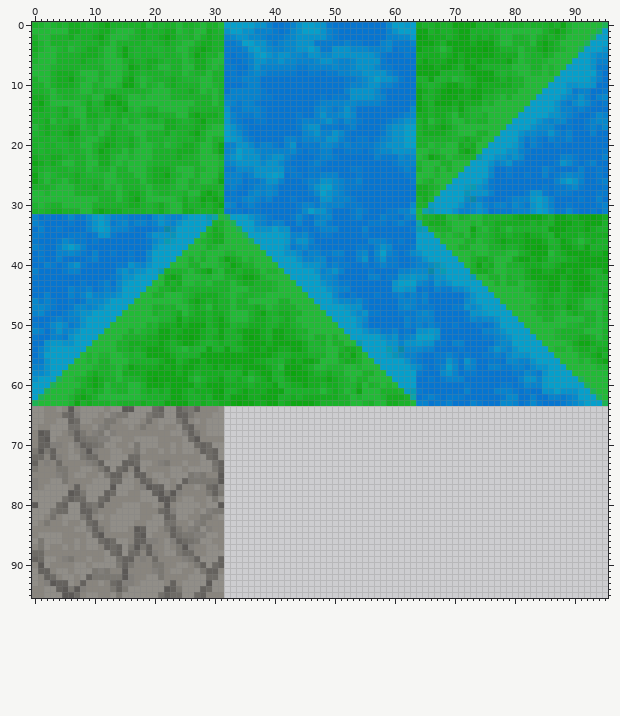
Sprite sheet -- resources/textures/terrain.png. Above is the file before it was changed.
The file is 96x96 pixels. Colours within 5 levels of each other are drawn and written as one.
The result:
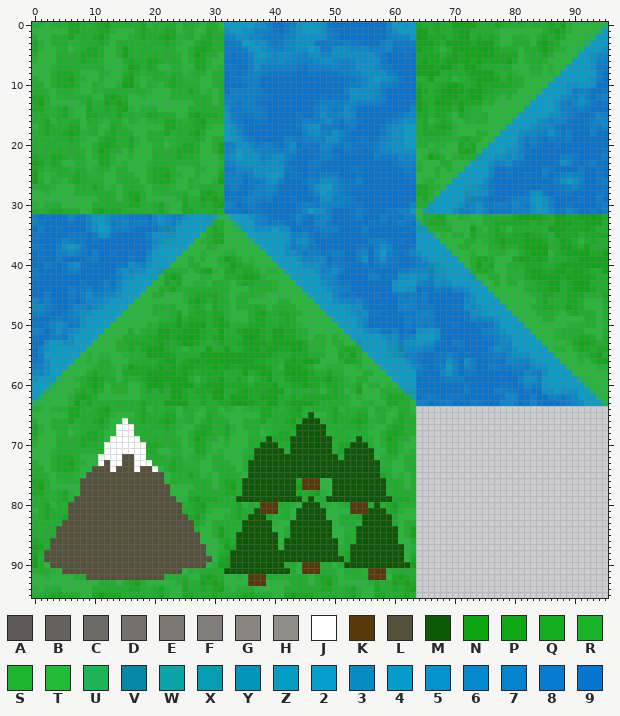
Palette (. is transparent): A #5c5956  B #65625e  C #6e6b66  D #74716c  E #7b7872  F #827f7a  G #89857e  H #918e88  J #ffffff  K #57390a  L #55513b  M #0d5805  N #0ca40f  P #0fa715  Q #15ad20  R #1ab229  S #1db52f  T #22ba37  U #1cb454  V #0788a7  W #0ba4a7  X #069cb4  Y #0694ba  Z #069cc3  2 #069fcb  3 #068bc3  4 #0699cb  5 #0693cc  6 #0689cd  7 #0683ce  8 #067bcf  9 #0675d0
The author wrote: Added forest and mountain tiles
Edits made:
y 64: x 0..63 HHGGHGAGHHHHGHHAAHHHCBHHBDEBGGGH................................ -> RSTSRSQQRSRQPRRRRRQTRSRRTRRSTRRTRSTSRSQQRSRQPRRRRRQTRSRRTRRSTRRT
y 65: x 0..63 HHGGGCBFHHHGHFEEHHHECCHHBBEGGGHH................................ -> TTTTTTQQRRRQQSTTTRQRRRQQTSRTTQRSTTTTTTQQRRRQQSMTTRQRRRQQTSRTTQRS
y 66: x 0..63 HHGGHHBCHHGGEEGHHHGDGHHHEBGHGHHH................................ -> RTTRRRQSRRQPRTTJSRQRRQPQSSRTRQRRRTTRRRQSRRQPRMMMSRQRRQPQSSRTRQRR
y 67: x 0..63 HGGHHHDDGGHFEGGGHGEGGHGGHCBGGHHH................................ -> QSTRRRSSRRRQRTJJJRRSRRQRSTTRQQRRQSTRRRSSRRRQMMMMMRRSRRQRSTTRQQRR
y 68: x 0..63 GABHHGEBEGFEHFGGGGGGGGGHHFBEGHHH................................ -> QSTTSRTSRQQRTTJJJSRRSSRRTTRQPQRRQSTTSRTSRQQRMMMMMSRRSSRRTTRQPQRR
y 69: x 0..63 GBAHGGGBDEEFFHHGGHHHHGGGGHCAGGGG................................ -> RTTTRRRRQQQRTJJJJJRRRSRRSTRPQRRTRTTTRRRMQQQMMMMMMMRRRSMRSTRPQRRT
y 70: x 0..63 GBBFFGHFBCDEHHGGHEHHHGGHGHHCBCHH................................ -> STTTRRRRQRRSJJJJJJJQQRSRRTSQQSTTSTTTRRMMMRRMMMMMMMRQQMMMRTSQQSTT
y 71: x 0..63 EAEBGGHGEAFGGHHGGEHGGHGHGHHGBCBH................................ -> TTTSRRRRRRRRJJJJJJJQRTTRRTTQQSTSTTTSRMMMMMRMMMMMMMRQMMMMMTTQQSTS
y 72: x 0..63 CCGBFGHHECCGGHHHCCGGGGGGGGGGHCBH................................ -> TTTRQQQRTTTJJJJLLJJRRRSRRTSRRTRRTTTRQMMMMMMMMMMMMMMRMMMMMTSRRTRR
y 73: x 0..63 BGFGCGGGGFEBHHHBBCHHGFEGGHGGHHDB................................ -> RTTRQQPRSTTJLJJLLJJJRRRQRSSSTTRRRTTRMMMMMMMMMMMMMMMMMMMMMMSSTTRR
y 74: x 0..63 EGGGEEGGHHGEBHCBGAHGGGGHHGHHHHEB................................ -> RRTRQQQRTTLLLJLLLJLLJTRQRRRRTTSRRRTRMMMMMMMMMMMMMMMMMMMMMMRRTTSR
y 75: x 0..63 GGGGFEGHHGGHEBBGHBBGHHGHHHEFEGGA................................ -> RRSTRRRSTLLLLLLLLLLLLLTRRRQRTSTRRRSTMMMMMMMMMMMMMMMMMMMMMMQRTSTR
y 76: x 0..63 FGGHHEGGGGHHHCCHHGBCGHHGHBEEEEEA................................ -> QQRTSRRSLLLLLLLLLLLLLLTRRRRRRRTRQQRMMMMMMMMMQKKKTTMMMMMMMMMRRRTR
y 77: x 0..63 FGHHHHGBGHHHHAHHHGFABBHGBGGHGCBF................................ -> QPRTTTTTLLLLLLLLLLLLLLLTTTTRRRTRQPRMMMMMMMMMPKKKTTMMMMMMMMMRRRTR
y 78: x 0..63 HHHHHHABEHHHBCHHGGHHBAEAFGGGGEBE................................ -> QQRSRQSTLLLLLLLLLLLLLLLTTTRRRRRRQQRMMMMMMMMMQRQPSTMMMMMMMMMRRRRR
y 79: x 0..63 HHHHHDBCCHHCBGGGGGHHHAACGHHGGHEH................................ -> RRRSRQSLLLLLLLLLLLLLLLLLTTQPQQQRRRMMMMMMMMMMMRMRRMMMMMMMMMMMQQQR
y 80: x 0..63 AHHHCBHHBDEBGGGHHHGGHGAGHHHHGHHA................................ -> RRQTRSLLLLLLLLLLLLLLLLLLLSRQPRRRRRQTRSKKKRRSTMMMRSTSRKKKRMRQPRRR
y 81: x 0..63 HHHECCHHBBEGGGHHHHGGGCBFHHHGHFEE................................ -> TRQRRRLLLLLLLLLLLLLLLLLLLRRQQSTTTRQRRMKKKSRTMMMMMTTTTKKKMMMQQSTT
y 82: x 0..63 HHGDGHHHEBGHGHHHHHGGHHBCHHGGEEGH................................ -> SRQRRQLLLLLLLLLLLLLLLLLLLLQPRTTTSRQRMMMQSSRTMMMMMTTRRRQMMMMMRTTT
y 83: x 0..63 HGEGGHGGHCBGGHHHHGGHHHDDGGHFEGGG................................ -> RRRSRLLLLLLLLLLLLLLLLLLLLLLQRTRRRRRMMMMMSTTMMMMMMMTRRRSMMMMMRTRR
y 84: x 0..63 GGGGGGGHHFBEGHHHGABHHGEBEGFEHFGG................................ -> RSRRLLLLLLLLLLLLLLLLLLLLLLLRTTRPRSRMMMMMTTRMMMMMMMTTSRMMMMMMMTRP
y 85: x 0..63 GHHHHGGGGHCAGGGGGBAHGGGBDEEFFHHG................................ -> RSRRLLLLLLLLLLLLLLLLLLLLLLLLTTRPRSMMMMMMMTRMMMMMMMTTRRMMMMMMMTRP
y 86: x 0..63 HEHHHGGHGHHCBCHHGBBFFGHFBCDEHHGG................................ -> QRRLLLLLLLLLLLLLLLLLLLLLLLLLTTTRQRMMMMMMMTMMMMMMMMMTRRMMMMMMMTTR
y 87: x 0..63 GEHGGHGHGHHGBCBHEAEBGGHGEAFGGHHG................................ -> PQRLLLLLLLLLLLLLLLLLLLLLLLLLLTTSPQMMMMMMMTMMMMMMMMMSRMMMMMMMMMTS
y 88: x 0..63 CCGGGGGGGGGGHCBHCCGBFGHHECCGGHHH................................ -> QRLLLLLLLLLLLLLLLLLLLLLLLLLLLTTRQMMMMMMMMMMMMMMMMMMRQMMMMMMMMMTR
y 89: x 0..63 BCHHGFEGGHGGHHDBBGFGCGGGGFEBHHHB................................ -> PSLLLLLLLLLLLLLLLLLLLLLLLLLLLLTQPMMMMMMMMMMMMMMMMMMMQMMMMMMMMMTQ
y 90: x 0..63 GAHGGGGHHGHHHHEBEGGGEEGGHHGEBHCB................................ -> PRTLLLLLLLLLLLLLLLLLLLLLLLLLLTSPPMMMMMMMMMRRTKKKRRTRMMMMMMMMMMMP
y 91: x 0..63 HBBGHHGHHHEFEGGAGGGGFEGHHGGHEBBG................................ -> RRRSTLLLLLLLLLLLLLLLLLLLLTRSRRRRMMMMMMMMMMMRTKKKRRSTRRRSKKKSRRRR
y 92: x 0..63 HGBCGHHGHBEEEEEAFGGHHEGGGGHHHCCH................................ -> TTSTTTTRRLLLLLLLLLLLLLRSSRTTQPQRTTSTKKKRRRRRRRTRQQRTSRRSKKKTQPQR
y 93: x 0..63 HGFABBHGBGGHGCBFFGHHHHGBGHHHHAHH................................ -> TTTTTTTTTTTRRRTRQPRTTTTTSQSRPQPQTTTTKKKTTTTRRRTRQPRTTTTTSQSRPQPQ
y 94: x 0..63 GGHHBAEAFGGGGEBEHHHHHHABEHHHBCHH................................ -> STSRRTTTTTRRRRRRQQRSRQSTTQRRQRQPSTSRRTTTTTRRRRRRQQRSRQSTTQRRQRQP
y 95: x 0..63 GGHHHAACGHHGGHEHHHHHHDBCCHHCBGGG................................ -> RSRQQRRRTTQPQQQRRRRSRQSTTQQRRRQRRSRQQRRRTTQPQQQRRRRSRQSTTQQRRRQR
Where, in picture pixels (left, top, right, bottom), the same in both pictures:
changed: (32, 406, 416, 598)
